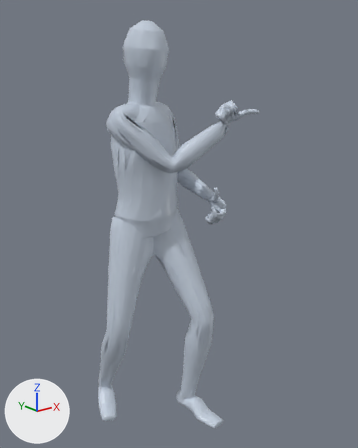
An edit to the glTF model app/assets/anims/Base/one_hand_attack_2.glb, drawn before and after from the same camera.
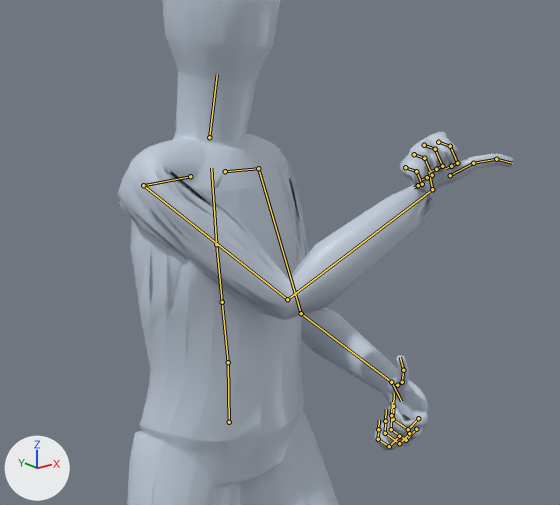
There are two pictures of each version: one whole from a 50 mm camera at (-1.176, -1.691, 1.558) aimed at (0.107, -0.087, 0.916), one close up on the part from 17% to 78% of the width and 11% to 55% of the height. The lights are fixed; the arrows at lower left show +X, +Y and +Z. The first two pictures are the older version. Both versions are drawn at frame 6 of the action 'Animation'; the numbers are the values there. The bones that change, and the others that lie on the model, are drawn over the model as lines in the close-ups.

Objects in the first close-up: 'Body_human_male'.
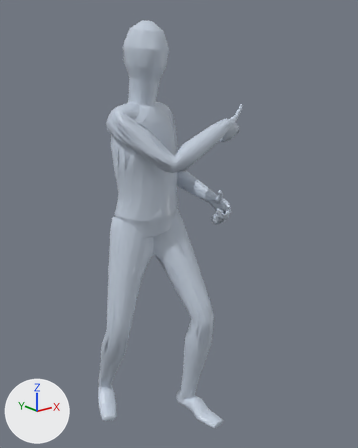
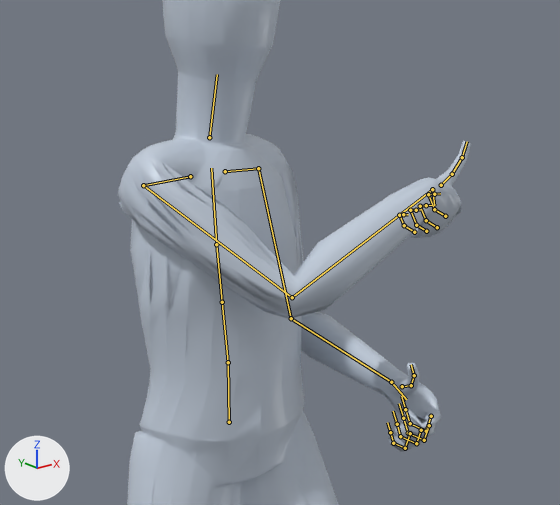
Location of each change, (x1, y1, x2, y2) in pixels of the close-ups (560 x 505 px):
'Body_human_male', posed: before (118, 0, 514, 505); after (118, 0, 471, 505)
bone 'mixamorig:LeftArm', root to tip: before (258, 168) to (301, 313); after (258, 168) to (291, 318)
bone 'mixamorig:LeftHand', root to tip: before (391, 382) to (401, 401); after (391, 382) to (406, 399)
bone 'mixamorig:RightArm', root to tip: before (143, 185) to (287, 299); after (143, 185) to (292, 297)
bone 'mixamorig:RightHand', root to tip: before (432, 189) to (429, 172); after (432, 189) to (434, 205)

The change, as a diff of the scene's bpy script:
```diff
--- a/app/assets/anims/Base/one_hand_attack_2.glb.py
+++ b/app/assets/anims/Base/one_hand_attack_2.glb.py
@@ bone_mixamorig_leftarm @@
 bone_mixamorig_leftarm = bpy.data.objects['Armature'].pose.bones['mixamorig:LeftArm']  # child of 'mixamorig:LeftShoulder'
-bone_mixamorig_leftarm.rotation_quaternion = (0.8, -0.549, 0.141, -0.199)  # degrees (-69, 0, -28)
+bone_mixamorig_leftarm.rotation_quaternion = (0.783, -0.588, 0.112, -0.167)  # degrees (-74, -1, -23)
@@ bone_mixamorig_lefthand @@
 bone_mixamorig_lefthand = bpy.data.objects['Armature'].pose.bones['mixamorig:LeftHand']  # child of 'mixamorig:LeftForeArm'
-bone_mixamorig_lefthand.rotation_quaternion = (0.953, -0.047, -0.205, 0.217)  # degrees (-11, -22, 28)
+bone_mixamorig_lefthand.rotation_quaternion = (0.96, 0.067, -0.117, 0.246)  # degrees (4, -15, 28)
@@ bone_mixamorig_rightarm @@
 bone_mixamorig_rightarm = bpy.data.objects['Armature'].pose.bones['mixamorig:RightArm']  # child of 'mixamorig:RightShoulder'
-bone_mixamorig_rightarm.rotation_quaternion = (0.52, -0.639, 0.067, 0.561)  # degrees (-74, 52, 54)
+bone_mixamorig_rightarm.rotation_quaternion = (0.575, -0.532, 0.057, 0.618)  # degrees (-52, 46, 71)
@@ bone_mixamorig_righthand @@
 bone_mixamorig_righthand = bpy.data.objects['Armature'].pose.bones['mixamorig:RightHand']  # child of 'mixamorig:RightForeArm'
-bone_mixamorig_righthand.rotation_quaternion = (-0.273, -0.613, 0.701, 0.239)  # degrees (138, -5, -96)
+bone_mixamorig_righthand.rotation_quaternion = (0.588, -0.327, 0.391, -0.627)  # degrees (-61, 3, -95)
```
